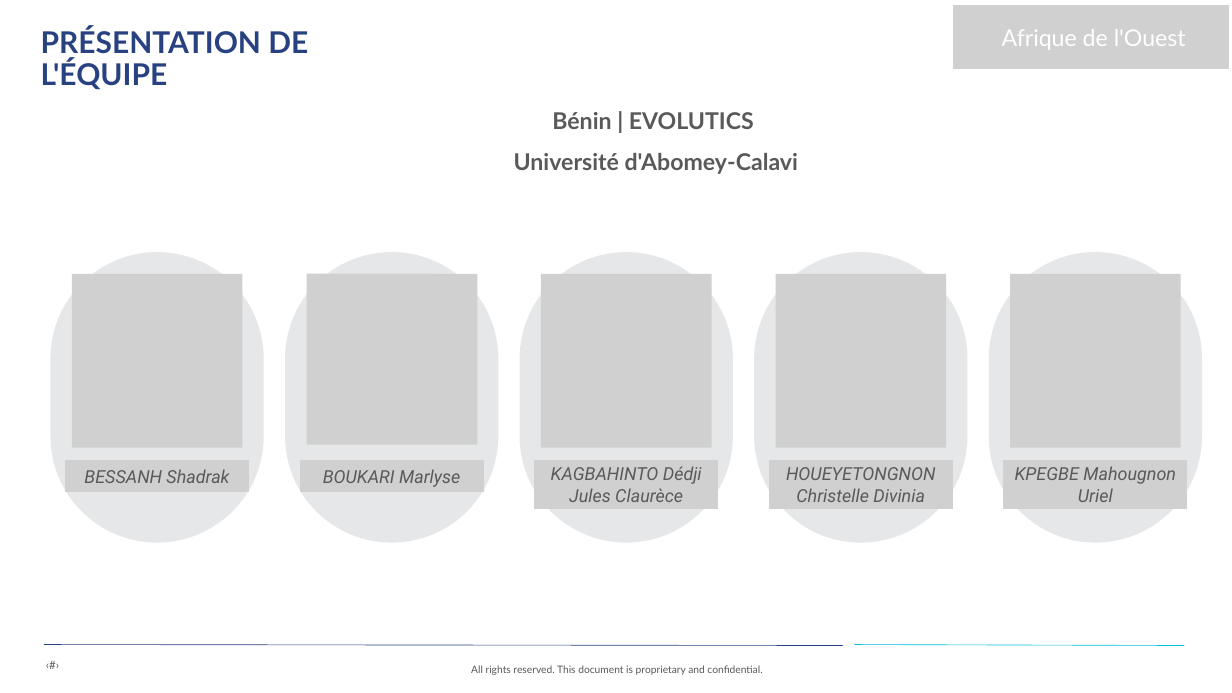
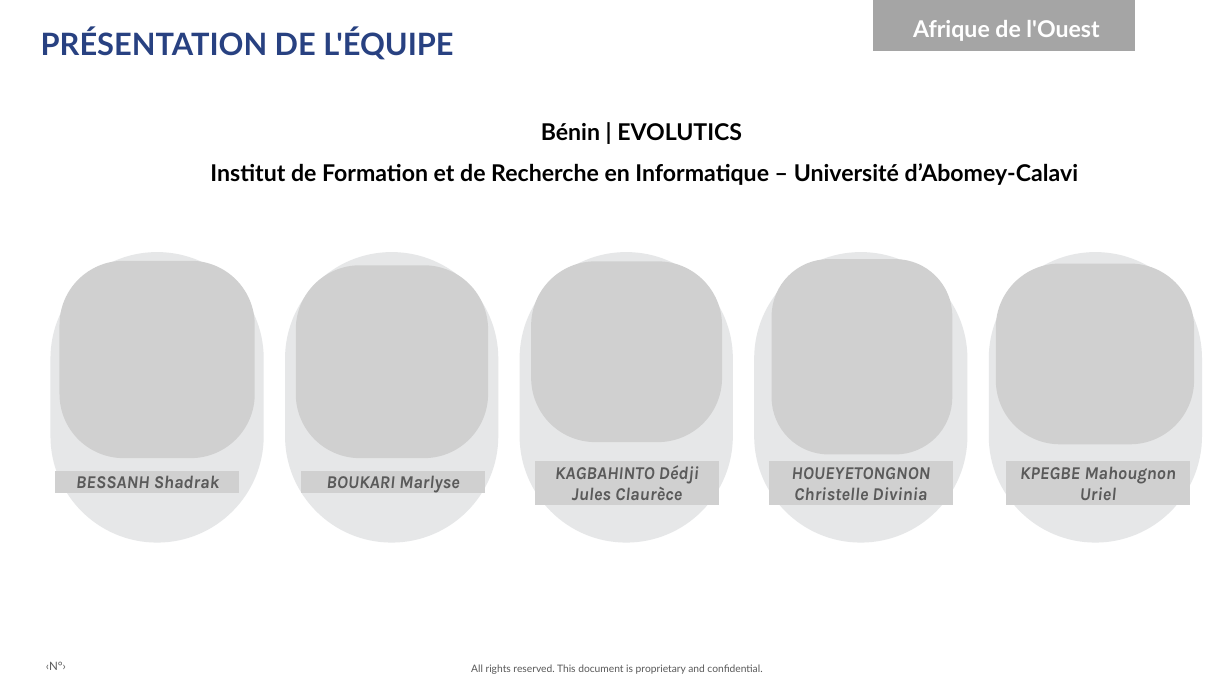
Before and after one commit to Bsh54/EVOLUTICS-did-hackathon, a slide deck: slide 3 of EVOLUTICS-presentation.pptx (slide 2 before the commit). Drawn at 1232x693 pixels with LibreOffice and Linux fonts; fonts in the diff are those of the drawing; grey boxes stand for pictures. Boxes give left, top, right and bottom in pixels: in the first picture for what was removed or moved away, otherwise in the second. Text is boxed around its words. In the diff, an @@ line names an element or a change of style, - is before the commit and + after.

```diff
--- a/EVOLUTICS-presentation.pptx
+++ b/EVOLUTICS-presentation.pptx
@@ text "PRÉSENTATION DE L'ÉQUIPE" at (x1=41, y1=29, x2=453, y2=60): size 35 to 36 pt; line spacing 37.8pt to 56.7pt @@
@@ text "Afrique de l'Ouest" moved from (x1=1002, y1=29, x2=1186, y2=50) to (x1=913, y1=20, x2=1099, y2=41) @@
@@ text "Afrique de l'Ouest" at (x1=913, y1=20, x2=1099, y2=41): bold on; line spacing 32.4pt to 48.6pt @@
@@ freeform shape resized from (x1=953, y1=6, x2=1230, y2=69) to (x1=873, y1=0, x2=1135, y2=51) @@
@@ freeform shape at (x1=873, y1=0, x2=1135, y2=51): fill #F79333 to #A5A5A5 @@
@@ picture removed at (x1=953, y1=5, x2=1230, y2=69) @@
@@ text "Bénin | EVOLUTICS" moved from (x1=514, y1=112, x2=798, y2=174) to (x1=210, y1=123, x2=1078, y2=185) @@
@@ text at (x1=541, y1=123, x2=742, y2=141): text colour #595959 to #000000 in "Bénin | EVOLUTICS" @@
@@ text at (x1=210, y1=163, x2=1078, y2=185): text changed; text colour #595959 to #000000 @@
-Université d'Abomey-Calavi
+Institut de Formation et de Recherche en Informatique – Université d’Abomey-Calavi
@@ picture removed at (x1=237, y1=205, x2=547, y2=514) @@
@@ picture resized from (x1=72, y1=274, x2=243, y2=447) to (x1=60, y1=261, x2=255, y2=458) @@
@@ picture added at (x1=296, y1=265, x2=488, y2=458) @@
@@ picture resized from (x1=541, y1=274, x2=711, y2=447) to (x1=531, y1=261, x2=722, y2=442) @@
@@ picture resized from (x1=776, y1=274, x2=946, y2=447) to (x1=772, y1=259, x2=952, y2=455) @@
@@ picture resized from (x1=1010, y1=274, x2=1181, y2=447) to (x1=996, y1=264, x2=1194, y2=444) @@
@@ font Roboto to Karla, bold on in 5 elements at (x1=791, y1=467, x2=930, y2=500), (x1=555, y1=465, x2=699, y2=500), (x1=1020, y1=467, x2=1176, y2=500), (x1=326, y1=476, x2=459, y2=493), (x1=76, y1=476, x2=219, y2=488) @@
@@ picture resized from (x1=65, y1=461, x2=249, y2=493) to (x1=55, y1=471, x2=239, y2=493) @@
@@ text "BESSANH Shadrak" moved from (x1=84, y1=469, x2=229, y2=483) to (x1=76, y1=476, x2=219, y2=488) @@
@@ picture removed at (x1=65, y1=461, x2=249, y2=492) @@
@@ picture removed at (x1=300, y1=461, x2=484, y2=492) @@
@@ picture resized from (x1=300, y1=461, x2=484, y2=493) to (x1=301, y1=471, x2=485, y2=493) @@
@@ text "BOUKARI Marlyse" moved from (x1=323, y1=469, x2=460, y2=487) to (x1=326, y1=476, x2=459, y2=493) @@
@@ picture removed at (x1=534, y1=461, x2=718, y2=509) @@
@@ picture resized from (x1=534, y1=461, x2=718, y2=509) to (x1=535, y1=461, x2=719, y2=505) @@
@@ picture resized from (x1=769, y1=461, x2=952, y2=509) to (x1=769, y1=461, x2=952, y2=505) @@
@@ picture removed at (x1=769, y1=461, x2=952, y2=509) @@
@@ picture removed at (x1=1003, y1=461, x2=1187, y2=509) @@
@@ picture resized from (x1=1003, y1=461, x2=1187, y2=509) to (x1=1006, y1=461, x2=1189, y2=505) @@
@@ freeform shape removed at (x1=44, y1=644, x2=843, y2=646) @@
@@ text removed at (x1=46, y1=658, x2=111, y2=678) @@
-‹#›
@@ freeform shape removed at (x1=854, y1=644, x2=1185, y2=646) @@
@@ text added at (x1=46, y1=661, x2=66, y2=670), 13.5 pt, text #595959 @@
+‹N°›
```
Also in this commit, not shown: 6 other slides changed, 5 slides added, 3 slides removed, 1 other file.
